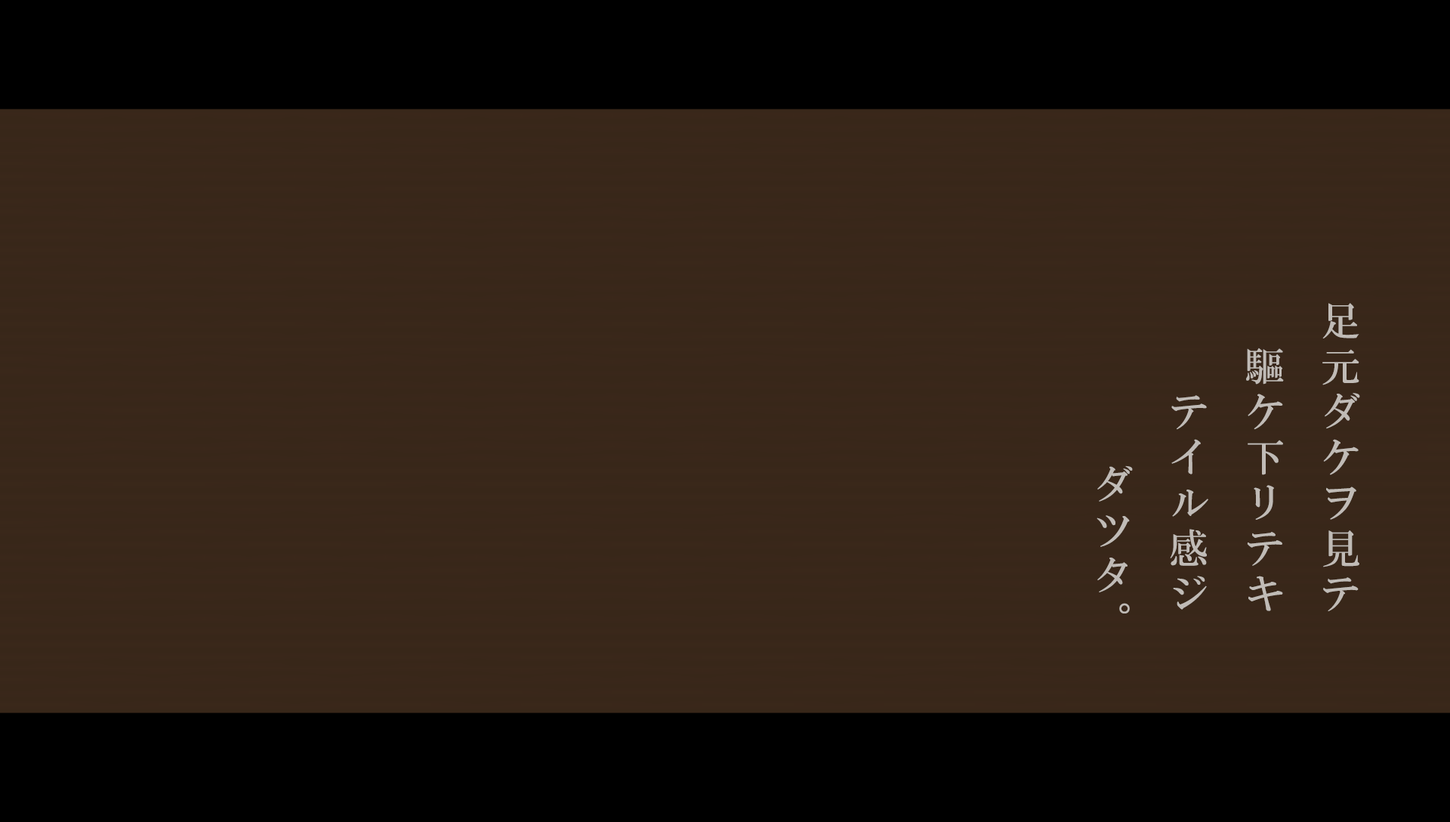
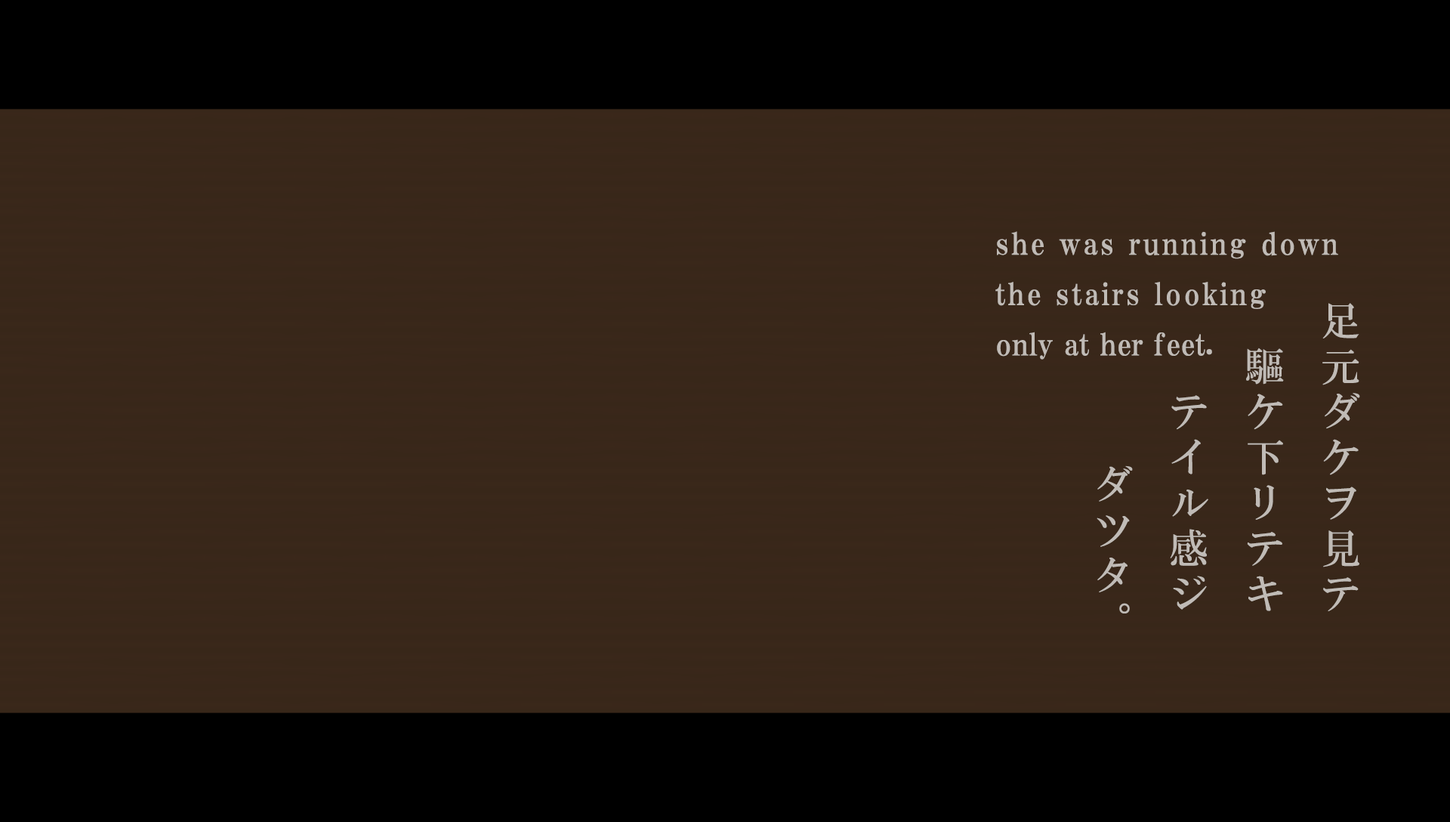
Two versions of the same layered image (1450×822). Layer-by-layer changes:
added layer "she was running down the stairs looking only at her feet." above "足元ダケヲ見テ 驅ケ下リテキ テイル感ジ ダツタ。" over [995, 231, 1339, 360]
